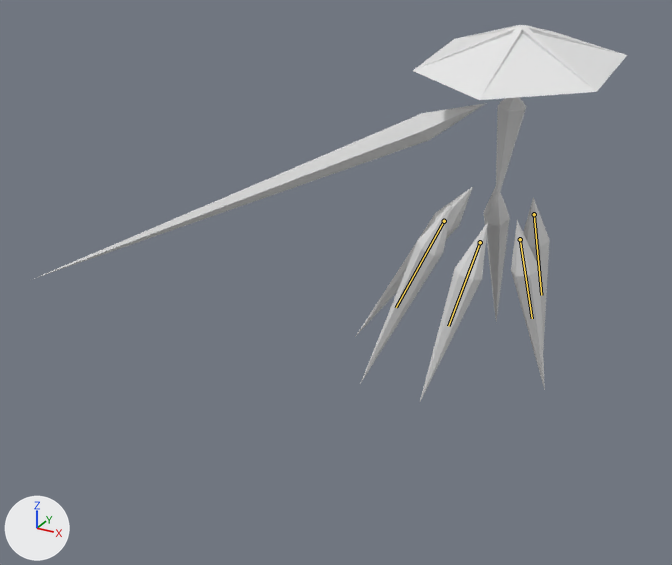
The Blender file Enemies/ClarityDressShards.blend: old version first, new version second.
Camera for both pictures: a 50 mm lens placed at (19.7, -59.0, 24.2), pointed at (-11.8, -1.7, -4.4). The axes (+X, +Y, +Z) are drawn at lower left. The lights are the same throughout. The first picture is the older version. Both versions are drawn at frame 300 of the action 'QuadShardSequence1'; the numbers are the values there. The bones that change are drawn over the model as lines.

In view in the first picture: 'Arm', 'BackLeft', 'BackRight', 'Center', 'FrontLeft', 'FrontRight', 'Hat', 'MiddleLeft', 'MiddleRight'.
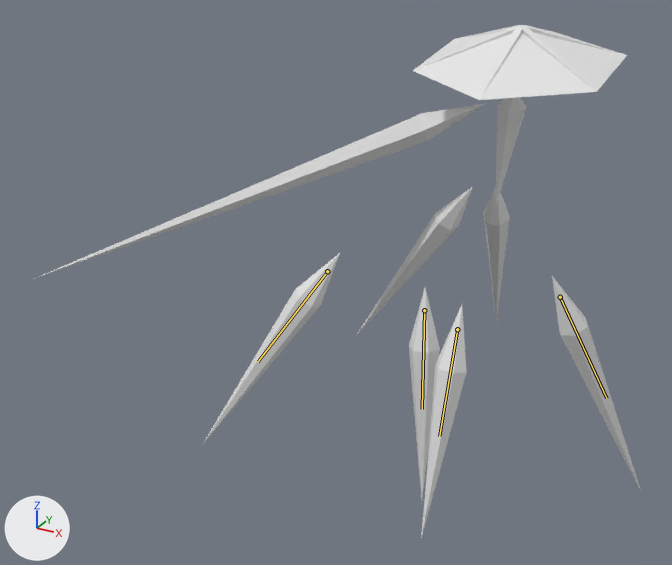
Boxes [x1, y1, x2, y2] around the edits, measured in the pictures (672 x 565 px):
'MiddleRight', posed (48% wider, 6% taller): before [360, 203, 453, 384]; after [202, 253, 340, 445]
'FrontRight', posed (32% narrower, 30% taller): before [420, 222, 488, 401]; after [421, 305, 467, 538]
'FrontLeft', posed (9% narrower, 25% taller): before [511, 220, 545, 390]; after [409, 287, 440, 499]
'MiddleLeft', posed: before [523, 197, 550, 350]; after [552, 276, 641, 490]
bone 'Middle.L', root to tip: before (534, 214) to (541, 295); after (560, 297) to (606, 398)
bone 'Front.L', root to tip: before (520, 239) to (532, 318); after (424, 310) to (422, 409)
bone 'Middle.R', root to tip: before (444, 221) to (396, 307); after (327, 271) to (258, 361)
bone 'Front.R', root to tip: before (480, 242) to (448, 326); after (457, 329) to (439, 436)

The change, as a list of edits to the scene's bpy script:
```text
Change bone_middle_l:
    where bone_middle_l = bpy.data.objects['Armature'].pose.bones['Middle.L']
    bone_middle_l.location: (1.23, -0.38, -2.07) -> (-2.95, 2.51, 7.12)
    bone_middle_l.rotation_quaternion: (0.925, -0.253, -0.275, -0.063) -> (0.868, -0.126, -0.146, 0.059)  # degrees (-31, -33, 2) -> degrees (-18, -18, 11)
Change bone_front_l:
    where bone_front_l = bpy.data.objects['Armature'].pose.bones['Front.L']
    bone_front_l.location: (-0.38, 0.53, -1.78) -> (2.66, 4.0, 7.49)
    bone_front_l.rotation_quaternion: (0.925, -0.246, -0.288, 0.011) -> (0.879, -0.096, -0.299, -0.068)  # degrees (-33, -32, 11) -> degrees (-11, -38, -5)
Change bone_middle_r:
    where bone_middle_r = bpy.data.objects['Armature'].pose.bones['Middle.R']
    bone_middle_r.location: (-0.23, -0.11, 2.14) -> (3.75, 2.73, 10.5)
    bone_middle_r.rotation_quaternion: (0.925, -0.06, -0.369, -0.06) -> (0.868, 0.029, -0.371, -0.158)  # degrees (-5, -44, -5) -> degrees (15, -44, -27)
Change bone_front_r:
    where bone_front_r = bpy.data.objects['Armature'].pose.bones['Front.R']
    bone_front_r.location: (-1.47, 0.49, 0.15) -> (-4.14, 3.98, 9.04)
    bone_front_r.rotation_quaternion: (0.925, -0.069, -0.371, 0.033) -> (0.879, 0.045, -0.23, 0.103)  # degrees (-12, -43, 9) -> degrees (3, -30, 13)
```
